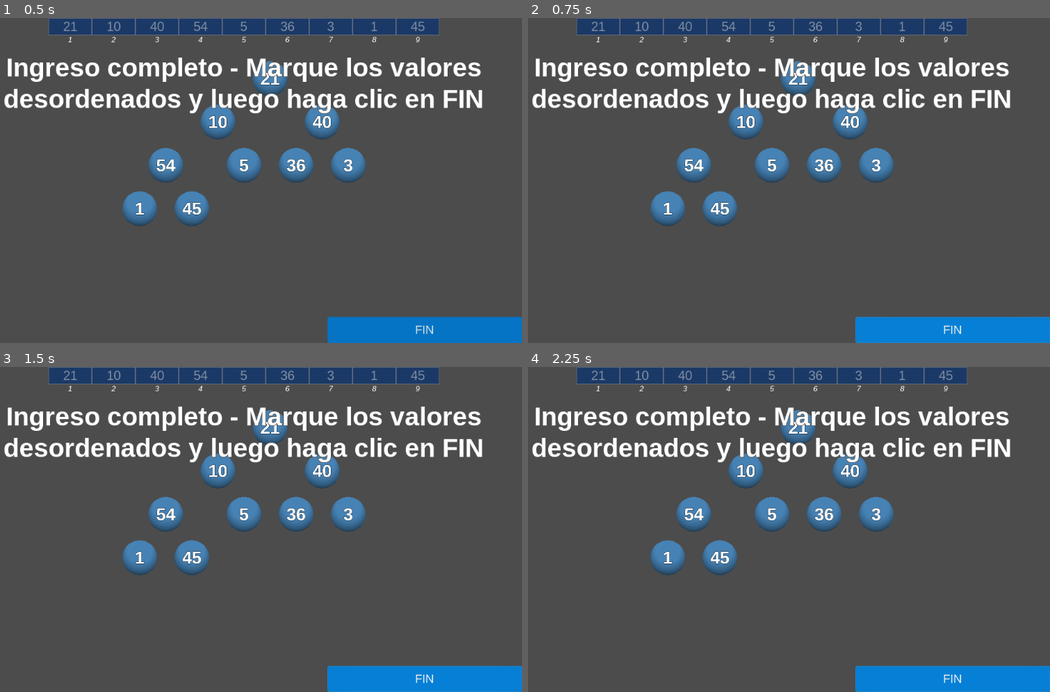
Above: before the commit, frames 1-4 (two rows, left to right).
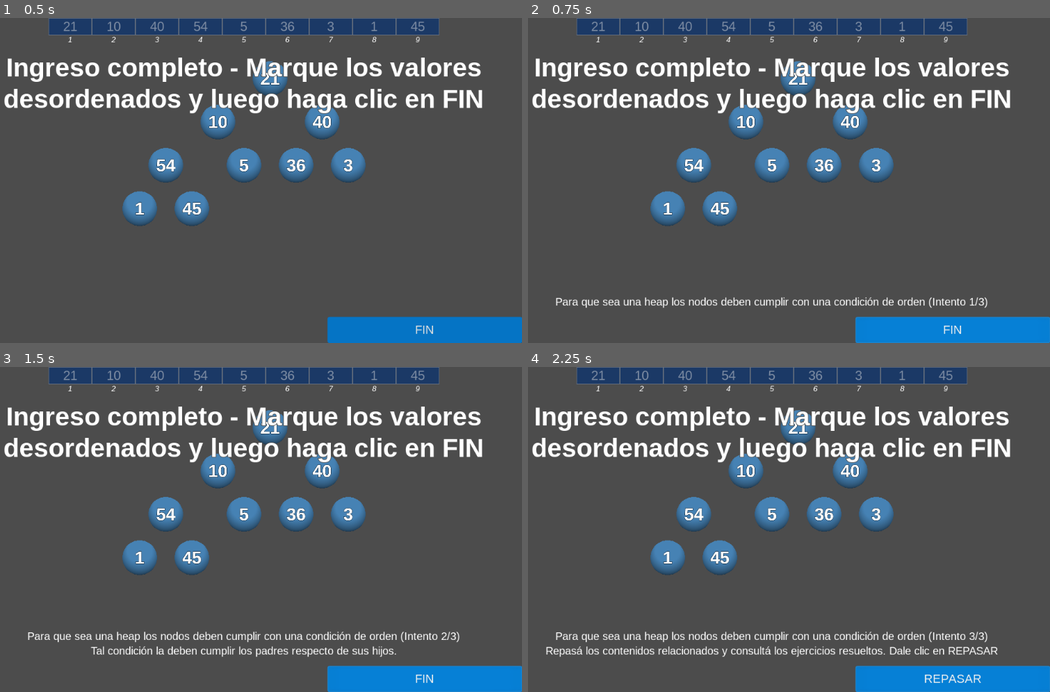
Above: after the commit, the same moments.

Repository: ChoquePumper/AyED-desafio2
Game: Godot game, scene res://escenas/AplicarAlgoritmo.tscn
Same seed, same stepped clock (60 frames per second), same inputs: the game is played once before the commit and once after it. This scene is started directly instead of the project's main scene.
Inputs:
- Up to frame 1 (0.5 s): no input
- Up to frame 2 (0.75 s): click "FIN" at 0.5 s
- Up to frame 3 (1.5 s): click "FIN" at 1.25 s
- Up to frame 4 (2.25 s): click "FIN" at 2 s

Frame 1 is identical in both runs. In frame 2, 0.9% of the frame differs, in the area x 5-89%, y 85-90%; in frame 3, 1.5%; in frame 4, 2.0%, in the area x 3-91%, y 81-98%.

Commit message:
Añadido una implementación básica para la primera fase en AplicarAlgoritmo.

Diff:
--- a/escenas/AplicarAlgoritmo.gd
+++ b/escenas/AplicarAlgoritmo.gd
@@ -75,7 +75,7 @@
 	if nodos_del_arbol:
 		(nodos_del_arbol as Control).connect("gui_input", self, "_on_gui_input")
 
-	CambiarFase( PrimeraFase.new(buildheap) )
+	CambiarFase( PrimeraFase.new() )
 	#print( buildheap.VerNodosQueNoCumplenConLaCondicionDeOrden() )
 	#buildheap.AplicarAlgoritmo()
 	#print( buildheap.minheap.GetCopiaArreglo() )
@@ -146,16 +146,18 @@
 
 class Fase extends Node:
 	var buildheap: BuildHeap
-	func _init(bh=null):
-		buildheap = bh
+	func _init(): pass
 	# Al entrar o salir de la fase
-	func alEntrar(): pass
+	func alEntrar():
+		buildheap = $"..".buildheap
 	func alSalir(): pass
 	# Interacción
 	func alSeleccionar(valor:bool, i:int):
 		pass
 	func alConfirmar(): pass
 
+	func escribirInstruccion(mensaje: String):
+		$"../lblInstruccion".text = mensaje
 	func escribirMensaje(mensaje: String = ""):
 		$"../lblInfo".text = mensaje
 
@@ -163,18 +165,46 @@
 # orden de la MinHeap
 class PrimeraFase extends Fase:
 	var seleccionados: Array = []
-
-	func _init(bh=null):
-		._init(bh)
+	var intentos: int = 0
+	var intentos_max: int = 3
+	var estado: int = 0
+
+	func _init():
+		._init()
 	func alEntrar():
+		.alEntrar() # De la superclase
+		$"../btnConfirmar".text = "FIN"
 		escribirMensaje("") # Limpiar
 	func alSeleccionar(valor:bool, i:int):
-		if valor: seleccionados.append(i)
-		else: seleccionados.erase(i)
+		if estado == 0:
+			if valor: seleccionados.append(i)
+			else: seleccionados.erase(i)
+			$"../btnConfirmar".text = "FIN (%d seleccionados)" % seleccionados.size()
 	func alConfirmar():
-		var desordenados: Array = buildheap.VerNodosDesordenados()
-		seleccionados.sort()
-		if desordenados == seleccionados:
-			print("Bien")
-		else:
-			print("Mal")
+		match estado:
+			0: # En progreso
+				intentos += 1
+				var desordenados: Array = buildheap.VerNodosDesordenados()
+				seleccionados.sort()
+				if desordenados == seleccionados:
+					print("Bien")
+					escribirMensaje("¡Excelente! Marcaste todos los nodos que no cumplen la condición de orden de una Heap – Dale clic para seguir")
+					estado = 1
+					$"../btnConfirmar".text = "SEGUIR >"
+				else:
+					print("Mal")
+					var lineas_msj: PoolStringArray
+					lineas_msj.append("Para que sea una heap los nodos deben cumplir con una condición de orden (Intento %d/%d)"%[intentos,intentos_max] )
+					match intentos:
+						2:
+							lineas_msj.append("Tal condición la deben cumplir los padres respecto de sus hijos.")
+						_:
+							if intentos >= 3:
+								lineas_msj.append("Repasá los contenidos relacionados y consultá los ejercicios resueltos. Dale clic en REPASAR")
+								estado = 2
+								$"../btnConfirmar".text = "REPASAR"
+					escribirMensaje("\n".join(lineas_msj))
+			1: # Éxito
+				pass
+			2: # Falló
+				pass
--- a/escenas/AplicarAlgoritmo.tscn
+++ b/escenas/AplicarAlgoritmo.tscn
@@ -90,6 +90,7 @@
 custom_fonts/font = SubResource( 4 )
 text = "Aquí va texto con información sobre la acción realizada como un mensaje de error."
 align = 1
+autowrap = true
 
 [node name="btnAtras" type="Button" parent="."]
 visible = false
@@ -109,7 +110,7 @@
 grow_vertical = 0
 rect_min_size = Vector2( 0, 48 )
 theme = ExtResource( 3 )
-text = "FIN"
+text = "boton_de_confirmar"
 
 [node name="AnimationPlayer" type="AnimationPlayer" parent="."]
 
